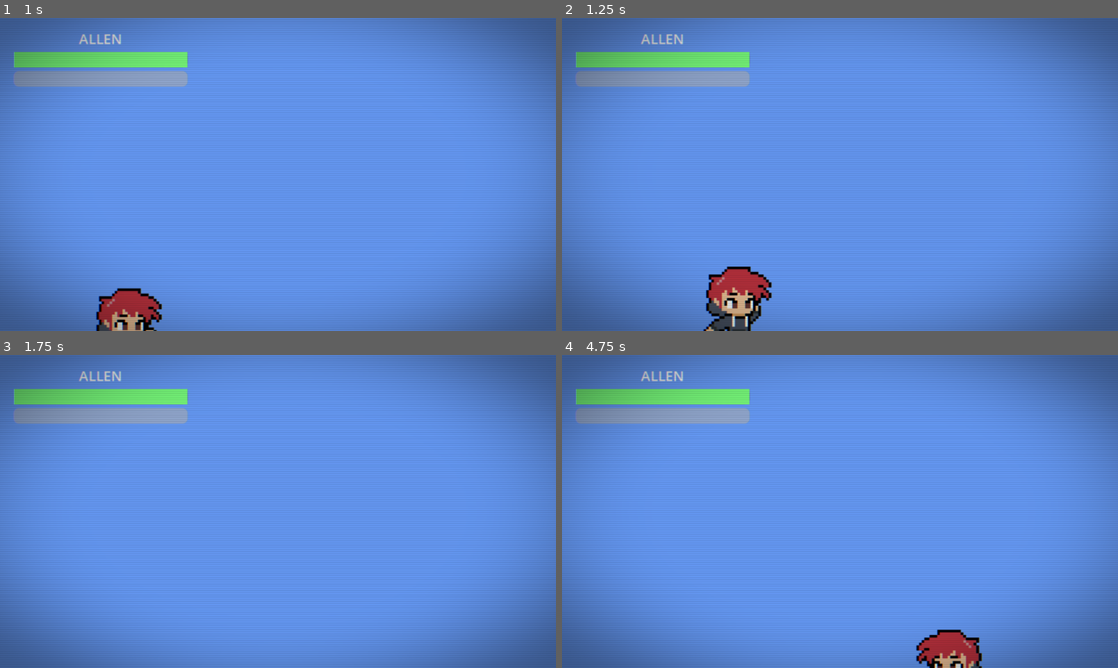
Above: before the commit, frames 1-4 (two rows, left to right).
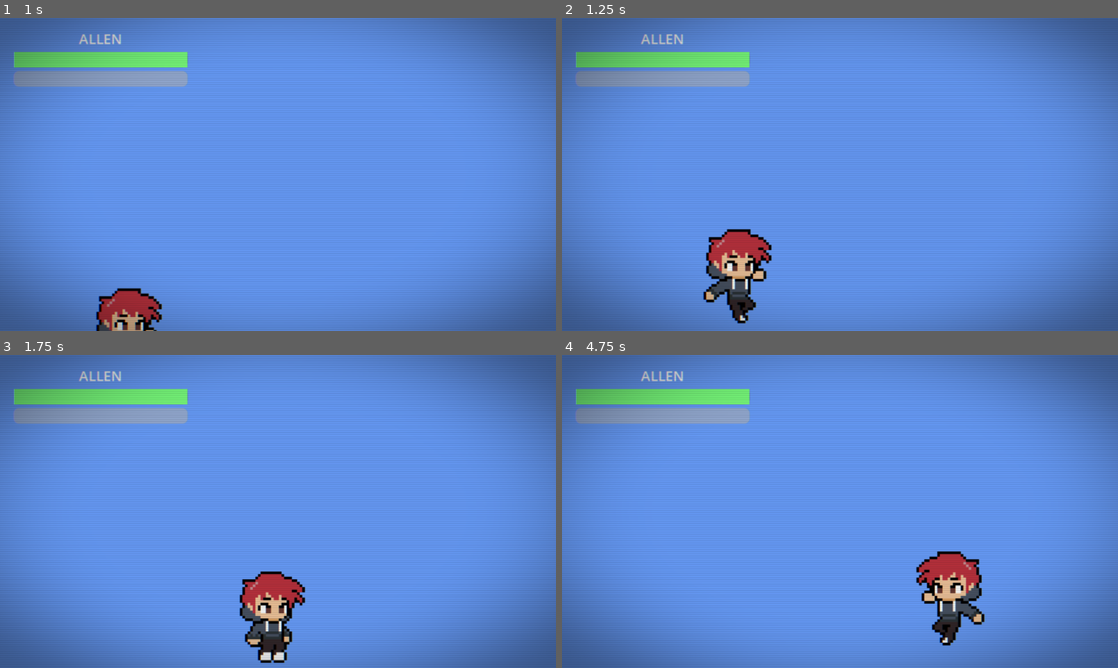
Above: after the commit, the same moments.

Repository: alijundev/no-signal-connect
Game: Godot game, scene res://main.tscn
The game is run twice, just before and just after one commit, with the same random seed, the same clock (stepped at 60 frames per second) and the same inputs. This scene is started directly instead of the project's main scene. Sound files missing from this copy of the repository are replaced by a short silence.
Inputs (mouse positions are in pixels of both pictures, inside the frame that each line leads up to):
- Up to frame 1 (1 s): tap Enter (ui_accept) at 0.5 s; move the mouse to (400, 158) at 0.52 s; hold D (move_right) from 0.53 s (still down); hold E (interact) from 0.53 s (still down); click (400, 158) at 0.67 s; tap W (jump) at 0.77, 0.8 s
- Up to frame 2 (1.25 s): keep holding D (move_right); keep holding E (interact); tap W (jump) at 1.07 s
- Up to frame 3 (1.75 s): keep holding D (move_right); move the mouse to (166, 527) at 1.27 s; release E (interact) at 1.28 s; tap W (jump) at 1.35, 1.52 s; tap E (interact) at 1.55 s
- Up to frame 4 (4.75 s): tap W (jump) at 1.82, 2.3, 3.02, 3.32, 3.77, 3.8, 4.07, 4.52 s; move the mouse to (895, 442) at 2.02 s; release D (move_right) at 2.03 s; hold A (move_left) 2.03-2.78 s; hold E (interact) 2.03-2.78 s; move the mouse to (812, 574) at 2.77 s; hold D (move_right) 2.78-4.28 s; tap Shift (sprint) at 2.85 s; click (812, 574) at 2.92 s; tap E (interact) at 3.05, 4.35 s; move the mouse to (1006, 558) at 3.52 s; hold Tab (switch_screen) 3.53-4.28 s; tap Escape (ui_cancel) at 4.15 s; move the mouse to (673, 464) at 4.27 s; hold A (move_left) from 4.28 s (still down)

Frame 1 is identical in both runs. In frame 2, 3.2% of the frame differs, in the area x 25-38%, y 67-100%; in frame 3, 2.4%; in frame 4, 3.4%, in the area x 63-77%, y 62-100%.

Commit message:
fix: perbaiki bug double jump dan urutan port cable puzzle

Diff:
--- a/entities/players/base_player/base_player.gd
+++ b/entities/players/base_player/base_player.gd
@@ -50,10 +50,10 @@
 		_jump_player.volume_db = jump_volume_db
 		add_child(_jump_player)
 
-func _on_health_changed(current: float, max_val: float):
+func _on_health_changed(current: float, max_val: float) -> void:
 	GameBridge.player_health_updated.emit(assigned_screen, current, max_val)
 
-func _on_energy_changed(current: float, max_val: float):
+func _on_energy_changed(current: float, max_val: float) -> void:
 	GameBridge.player_energy_updated.emit(assigned_screen, current, max_val)
 
 func _physics_process(delta: float) -> void:
@@ -65,13 +65,6 @@
 			jump_count = 1
 	else:
 		jump_count = 0
-
-		if Input.is_action_just_pressed("jump") and jump_count < max_jump:
-			velocity.y = jump_velocity
-			jump_count += 1
-			play_animation("jump", true)  # langsung putar, tanpa delay
-			_play_jump_sound()
-
 
 	# Berhenti kalau bukan layar ini atau tidak boleh bergerak
 	if GameBridge.active_screen != assigned_screen or not can_move:
@@ -86,6 +79,7 @@
 		velocity.y = jump_velocity
 		jump_count += 1
 		play_animation("jump", true)  # langsung putar, tanpa delay
+		_play_jump_sound()
 
 	# Gerak kiri-kanan
 	var wants_sprint := Input.is_action_pressed("sprint")
--- a/mechanics/cable_puzzle/cable_puzzle.gd
+++ b/mechanics/cable_puzzle/cable_puzzle.gd
@@ -2,9 +2,12 @@
 
 signal puzzle_solved
 
+const RetroTheme = preload("res://scripts/ui/retro_theme.gd")
+
 var current_step: int = 1
 var total_step: int = 4
 
+@onready var panel: PanelContainer = $PanelContainer
 @onready var status_label: Label = $PanelContainer/VBoxContainer/StatusLabel
 @onready var close_button: Button = $PanelContainer/VBoxContainer/CloseButton
 
@@ -15,37 +18,78 @@
 
 func _ready() -> void:
 	visible = false
-	port1.pressed.connect(_on_port_pressed.bind(2, port1))
-	port2.pressed.connect(_on_port_pressed.bind(4, port2))
-	port3.pressed.connect(_on_port_pressed.bind(1, port3))
-	port4.pressed.connect(_on_port_pressed.bind(3, port4))
+	_apply_retro_style()
+	port1.pressed.connect(_on_port_pressed.bind(1, port1))
+	port2.pressed.connect(_on_port_pressed.bind(2, port2))
+	port3.pressed.connect(_on_port_pressed.bind(3, port3))
+	port4.pressed.connect(_on_port_pressed.bind(4, port4))
 	close_button.pressed.connect(close_puzzle)
 
-func _on_port_pressed(port: int, ref: Button):
+func _apply_retro_style() -> void:
+	var font: Font = RetroTheme.load_font()
+	panel.add_theme_stylebox_override("panel", RetroTheme.box(RetroTheme.COL_PANEL, RetroTheme.COL_CYAN, 3, 24, 20))
+
+	if font != null:
+		status_label.add_theme_font_override("font", font)
+	status_label.add_theme_font_size_override("font_size", 12)
+	status_label.add_theme_color_override("font_color", RetroTheme.COL_ACCENT)
+	status_label.add_theme_color_override("font_outline_color", RetroTheme.COL_OUTLINE)
+	status_label.add_theme_constant_override("outline_size", 2)
+	status_label.horizontal_alignment = HORIZONTAL_ALIGNMENT_CENTER
+
+	var btn_normal: StyleBoxTexture = RetroTheme.pill_style(RetroTheme.COL_EXTRUDE)
+	var btn_hover: StyleBoxTexture = RetroTheme.pill_style(RetroTheme.COL_PRIMARY)
+	var btn_pressed: StyleBoxTexture = RetroTheme.pill_style(RetroTheme.COL_ALLEN)
+	var btn_disabled: StyleBoxTexture = RetroTheme.pill_style(Color("#2e8b57"))
+
+	var all_buttons: Array[Button] = [port1, port2, port3, port4, close_button]
+	for btn: Button in all_buttons:
+		if font != null:
+			btn.add_theme_font_override("font", font)
+		btn.add_theme_font_size_override("font_size", 11)
+		btn.add_theme_color_override("font_color", RetroTheme.COL_TEXT)
+		btn.add_theme_color_override("font_hover_color", RetroTheme.COL_ACCENT)
+		btn.add_theme_color_override("font_disabled_color", RetroTheme.COL_TEXT)
+		btn.add_theme_color_override("font_outline_color", RetroTheme.COL_OUTLINE)
+		btn.add_theme_constant_override("outline_size", 2)
+		btn.add_theme_stylebox_override("normal", btn_normal)
+		btn.add_theme_stylebox_override("hover", btn_hover)
+		btn.add_theme_stylebox_override("pressed", btn_pressed)
+		btn.add_theme_stylebox_override("disabled", btn_disabled)
+		btn.custom_minimum_size = Vector2(104, 38)
+
+func _on_port_pressed(port: int, ref: Button) -> void:
 	if port == current_step:
-		print("Correct")
 		ref.disabled = true
-		ref.modulate = Color.GREEN
+		ref.modulate = Color(0.75, 1.0, 0.75)
 		current_step += 1
+		status_label.add_theme_color_override("font_color", Color("#76ff7a"))
+		status_label.text = "Port %d Terhubung! (%d/%d)" % [port, current_step - 1, total_step]
 		if current_step > total_step:
 			puzzle_solved.emit()
 			visible = false
 	else:
 		reset_puzzle()
-		status_label.text = "Urutan salah, coba lagi!"
+		status_label.add_theme_color_override("font_color", Color("#ff6b6b"))
+		status_label.text = "Urutan salah! Mulai dari 1 -> 2 -> 3 -> 4"
 
-func reset_puzzle():
+func reset_puzzle() -> void:
 	current_step = 1
 	var ports_button: Array[Button] = [port1, port2, port3, port4]
-	for port in ports_button:
+	for port: Button in ports_button:
 		port.disabled = false
 		port.modulate = Color.WHITE
+	status_label.add_theme_color_override("font_color", RetroTheme.COL_ACCENT)
 	status_label.text = "Sambungkan Port: 1 -> 2 -> 3 -> 4"
 
-func open_puzzle():
+func _input(event: InputEvent) -> void:
+	if visible and event.is_action_pressed("ui_cancel"):
+		close_puzzle()
+		get_viewport().set_input_as_handled()
+
+func open_puzzle() -> void:
 	reset_puzzle()
 	visible = true
 
-
-func close_puzzle():
+func close_puzzle() -> void:
 	visible = false
